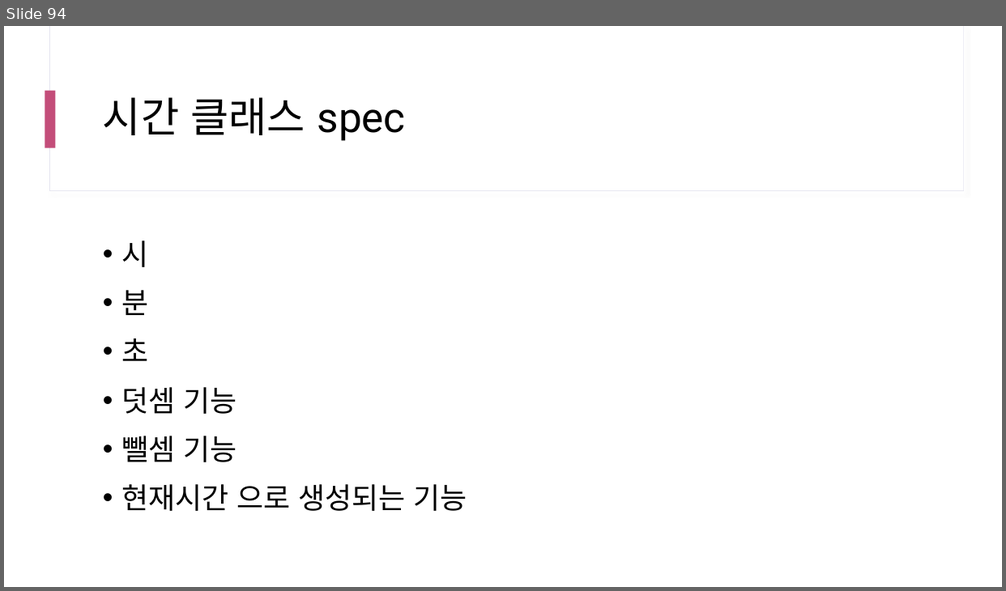
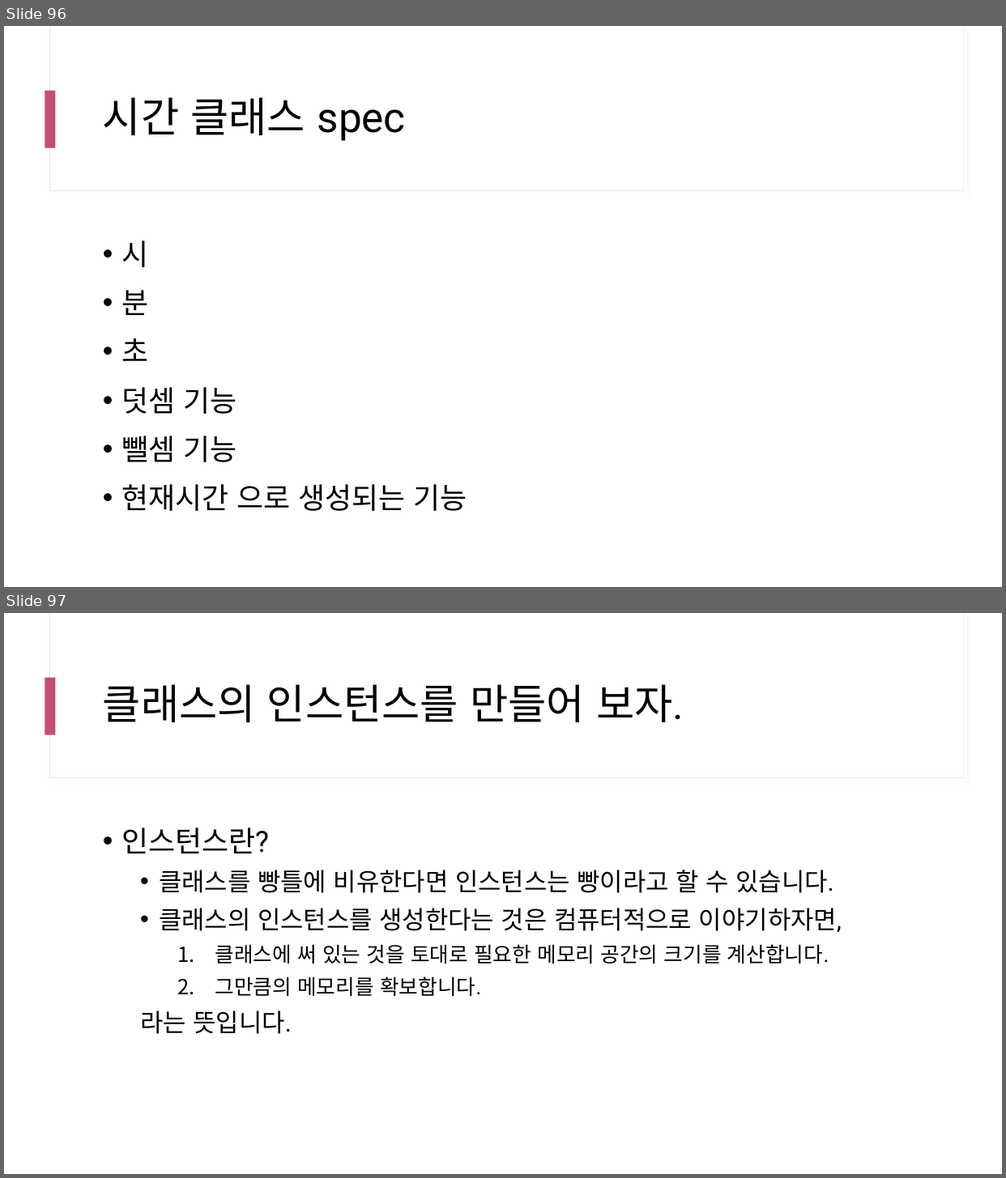
Before and after one commit to yhs0602/SPLIT_lecture_examples, a slide deck: docs/SPLIT 17차 Java.pptx. Shown one above the other, each under a label of ours: slide 94 before the commit, slides 96 and 97 after it. The pictures are 1006x591 and 1006x1178 pixels, drawn with LibreOffice and Linux fonts; fonts in the diff are those of the drawing. Boxes give left, top, right and bottom in pixels: in the first picture for what was removed or moved away, otherwise in the second. Text is boxed around its words. In the diff, an @@ line names an element or a change of style, - is before the commit and + after.

```diff
--- a/docs/SPLIT 17차 Java.pptx
+++ b/docs/SPLIT 17차 Java.pptx
@@ slide 97 added at (4, 613, 1002, 1174), background #FFFFFF; not listed: 3 template elements that a slide beside it also shows @@
@@ title added at (103, 684, 684, 722), 40 pt, text #000000 @@
+클래스의 인스턴스를 만들어 보자.
@@ text added at (121, 828, 842, 1034), 24 pt, text #000000 @@
+• 인스턴스란?
+  • 클래스를 빵틀에 비유한다면 인스턴스는 빵이라고 할 수 있습니다.
+  • 클래스의 인스턴스를 생성한다는 것은 컴퓨터적으로 이야기하자면,
+    1. 클래스에 써 있는 것을 토대로 필요한 메모리 공간의 크기를 계산합니다.
+    2. 그만큼의 메모리를 확보합니다.
+  라는 뜻입니다.
@@ what was slide 94 is now slide 96 @@
```
Also in this commit, not shown: 2 slides changed, 13 other slides added.
